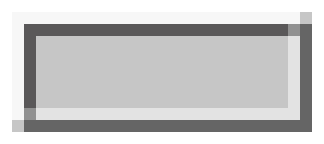
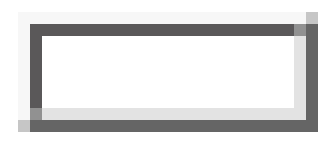
Layer changes from the first 324x144 image to the second:
added layer "图层 7" above "图层 2" over [12, 12, 318, 132]
hid "图层 5", painted on it over [12, 12, 318, 132]
